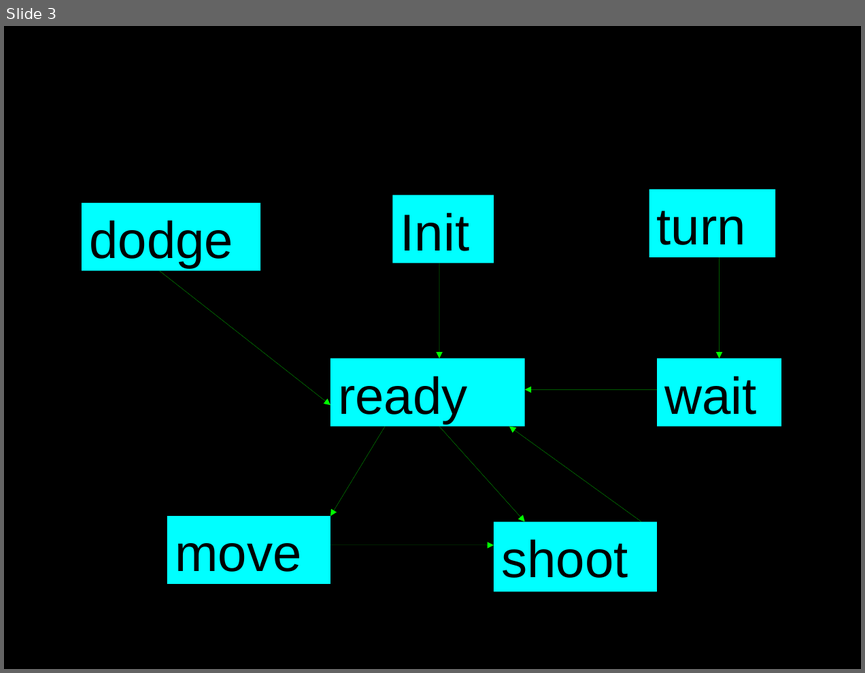
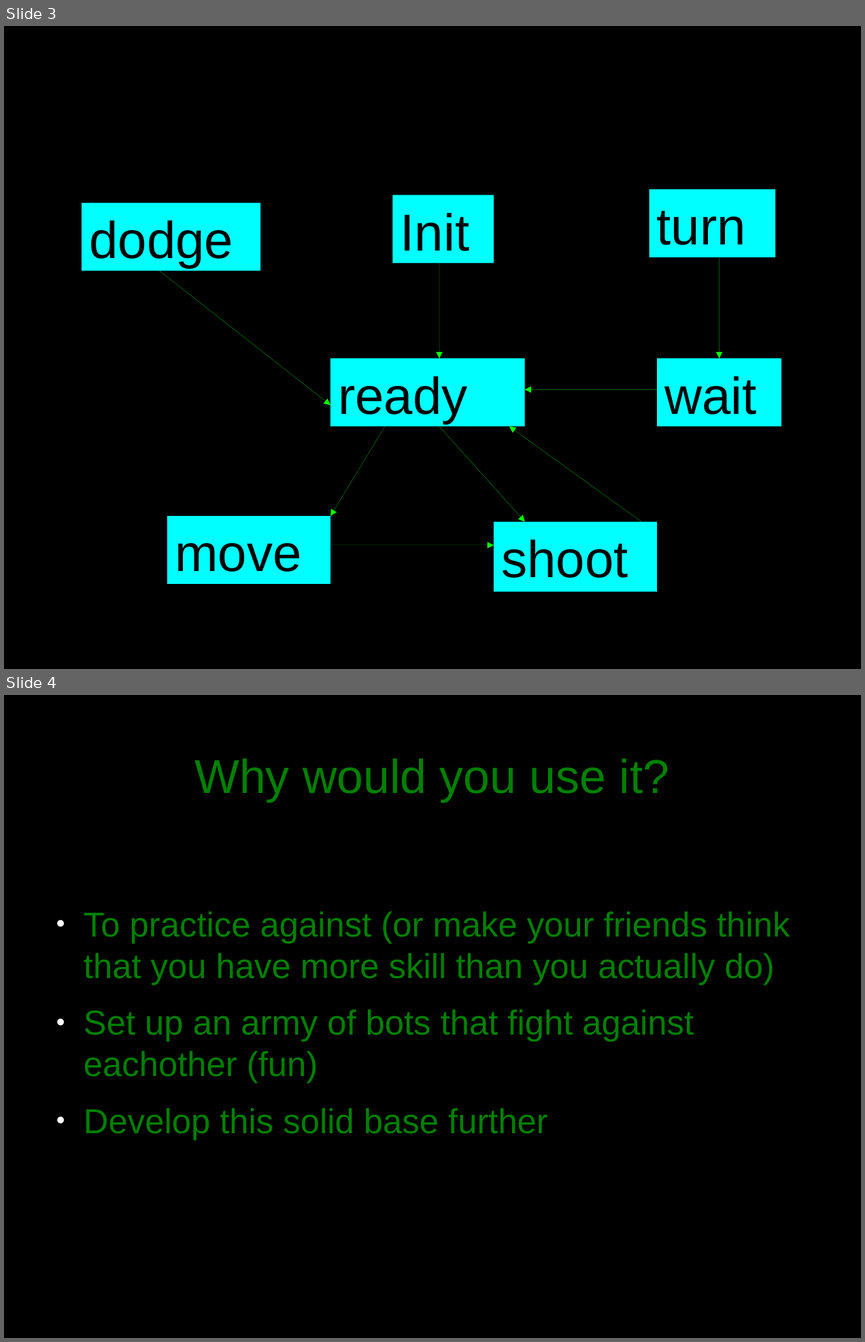
Before and after one commit to jakkdl/TDDD63-XPilot-AI, a slide deck: presentation.odp. Shown one above the other, each under a label of ours: slide 3 before the commit, slides 3 and 4 after it. The pictures are 865x673 and 865x1342 pixels, drawn with LibreOffice and Linux fonts; fonts in the diff are those of the drawing. Boxes give left, top, right and bottom in pixels: in the first picture for what was removed or moved away, otherwise in the second. Text is boxed around its words. In the diff, an @@ line names an element or a change of style, - is before the commit and + after.

Commit message:
Some more text

```diff
--- a/presentation.odp
+++ b/presentation.odp
@@ slide 4 added at (4,695,861,1338), background #000000 @@
@@ title added at (194,758,670,802), 44 pt, text #008000 @@
+Why would you use it?
@@ text added at (84,911,789,1140), 32 pt, text #008000 @@
+● To practice against (or make your friends think that you have more skill than you actually do)
+● Set up an army of bots that fight against eachother (fun)
+● Develop this solid base further
```
Also in this commit, not shown: 1 slide changed, 1 slide removed.
